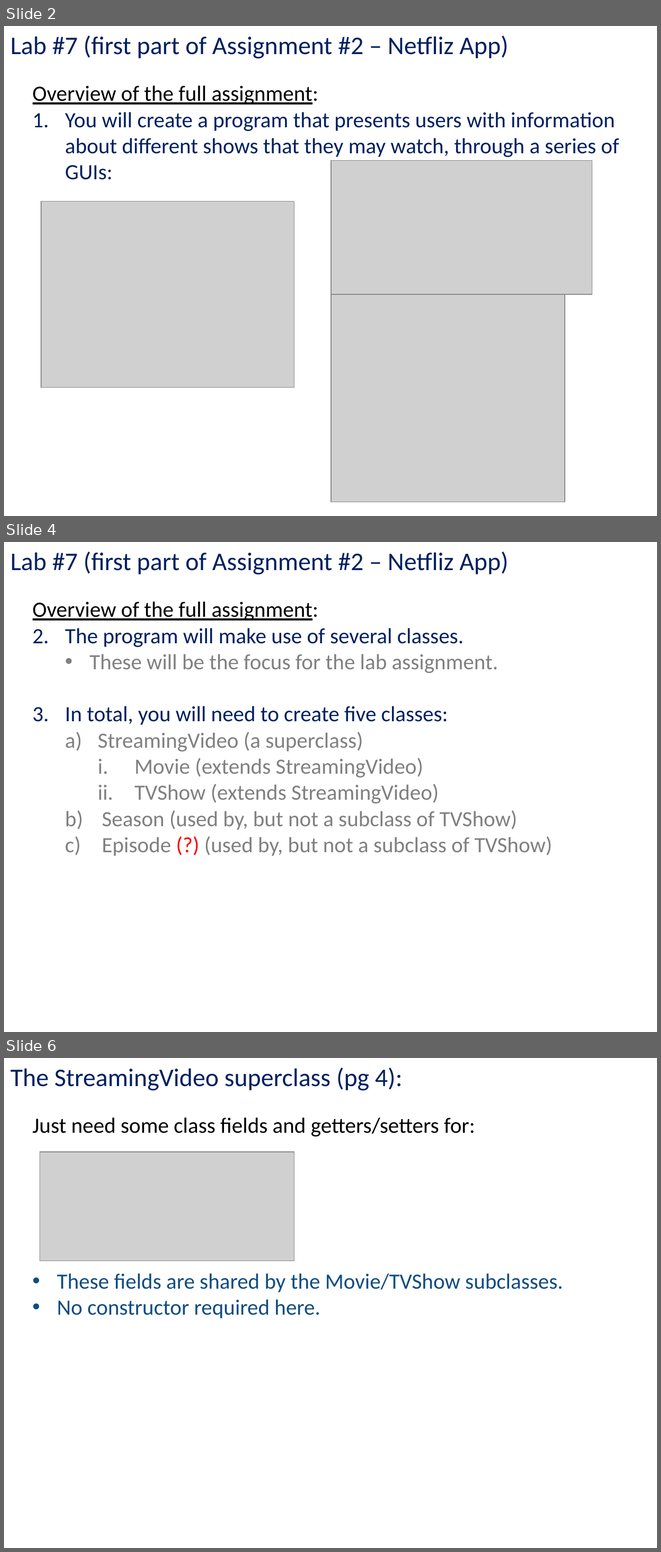
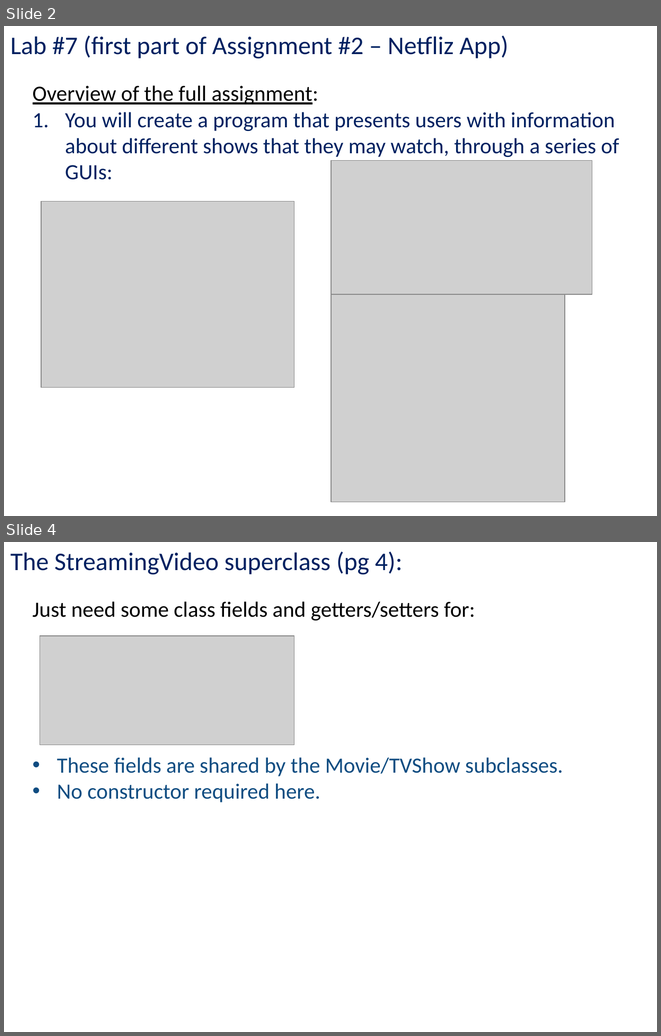
Before and after one commit to kc13/CS401PF, a slide deck: cs401_3_2_20.pptx. Shown one above the other, each under a label of ours: slides 2, 4 and 6 before the commit, slides 2 and 4 after it; the slides between them are not shown. The pictures are 661x1552 and 661x1036 pixels, drawn with LibreOffice and Linux fonts; fonts in the diff are those of the drawing; grey boxes stand for pictures. Boxes give left, top, right and bottom in pixels: in the first picture for what was removed or moved away, otherwise in the second. Text is boxed around its words. In the diff, an @@ line names an element or a change of style, - is before the commit and + after.

```diff
--- a/cs401_3_2_20.pptx
+++ b/cs401_3_2_20.pptx
@@ slide 4 removed at [4,542,657,1032], background #FFFFFF @@
@@ text removed at [10,552,508,575] @@
-Lab #7 (first part of Assignment #2 – Netfliz App)
@@ text removed at [33,601,553,856] @@
-  Overview of the full assignment:
-  2. The program will make use of several classes.
-    • These will be the focus for the lab assignment.
-  3. In total, you will need to create five classes:
-    a) StreamingVideo (a superclass)
-      i. Movie (extends StreamingVideo)
-      ii. TVShow (extends StreamingVideo)
-    b) Season (used by, but not a subclass of TVShow)
-    c) Episode (?) (used by, but not a subclass of TVShow)
@@ what was slide 6 is now slide 4 @@
```
Also in this commit, not shown: 2 slides changed, 1 other slide removed.
